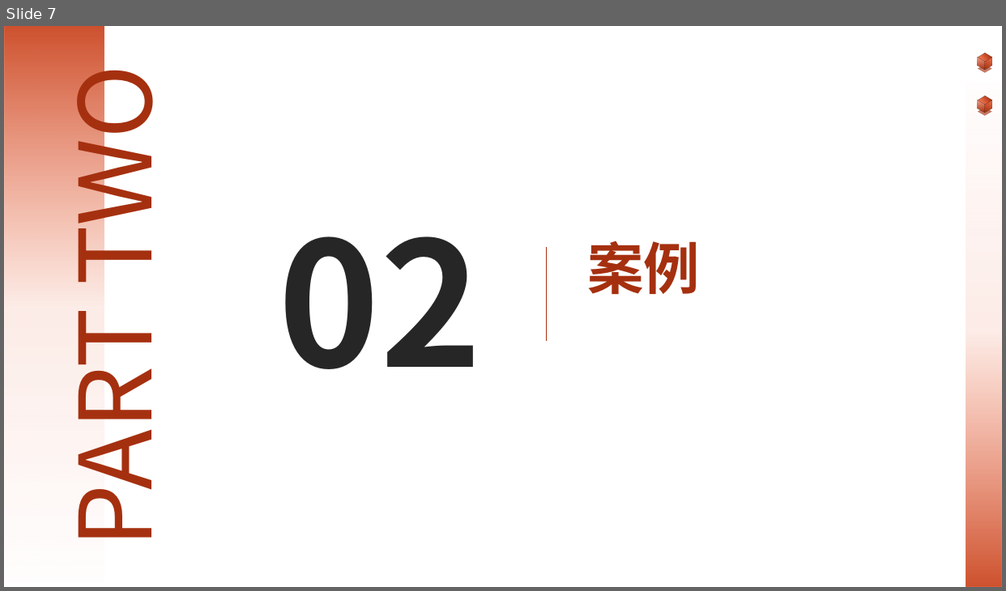
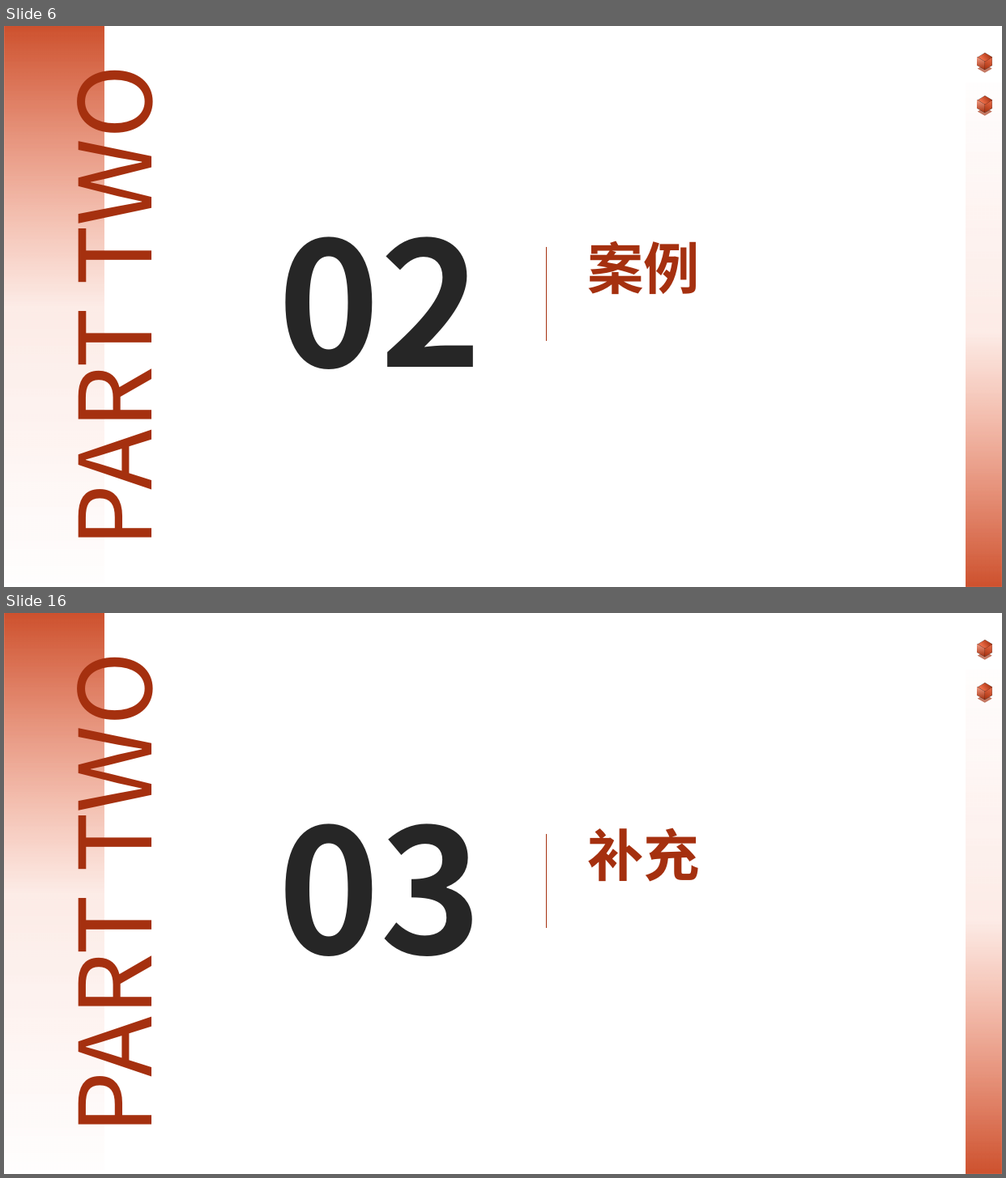
Before and after one commit to yangxueyong/yxy-springboot-demo, a slide deck: flinksql-demo/flink-简要介绍.pptx. Shown one above the other, each under a label of ours: slide 7 before the commit, slides 6 and 16 after it; the slides between them are not shown. The pictures are 1006x591 and 1006x1178 pixels, drawn with LibreOffice and Linux fonts; fonts in the diff are those of the drawing. Boxes give left, top, right and bottom in pixels: in the first picture for what was removed or moved away, otherwise in the second. Text is boxed around its words. In the diff, an @@ line names an element or a change of style, - is before the commit and + after.

```diff
--- a/flinksql-demo/flink-简要介绍.pptx
+++ b/flinksql-demo/flink-简要介绍.pptx
@@ slide 16 added at (4,613,1002,1174), background #FFFFFF; not listed: 3 template elements that a slide beside it also shows @@
@@ group added at (977,639,993,658): 6 rectangles, 2 lines @@
@@ text added at (36,674,180,1125), 96 pt, text none @@
+PART TWO
@@ group added at (977,683,993,700): 6 rectangles, 2 lines @@
@@ text added at (279,824,482,956), 166 pt, text #262626, bold @@
+03
@@ text added at (587,828,700,882), 54 pt, text #A5300F, bold @@
+补充
@@ what was slide 7 is now slide 6 @@
```
Also in this commit, not shown: 3 slides changed, 9 other slides added, 13 other files.
